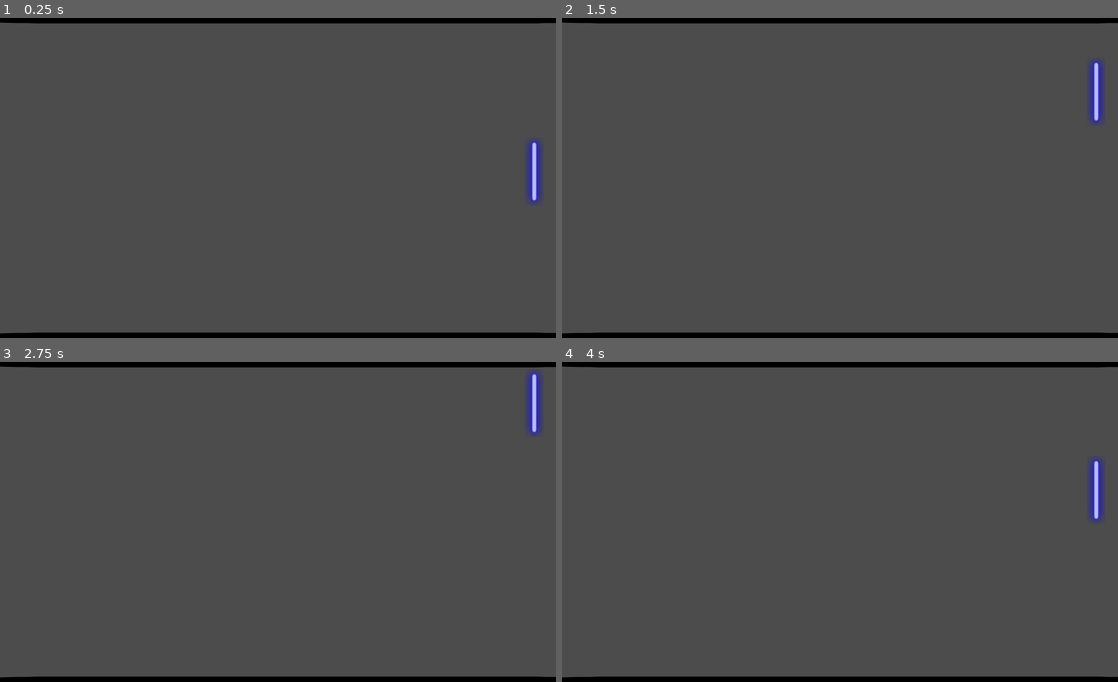
Above: before the commit, frames 1-4 (two rows, left to right).
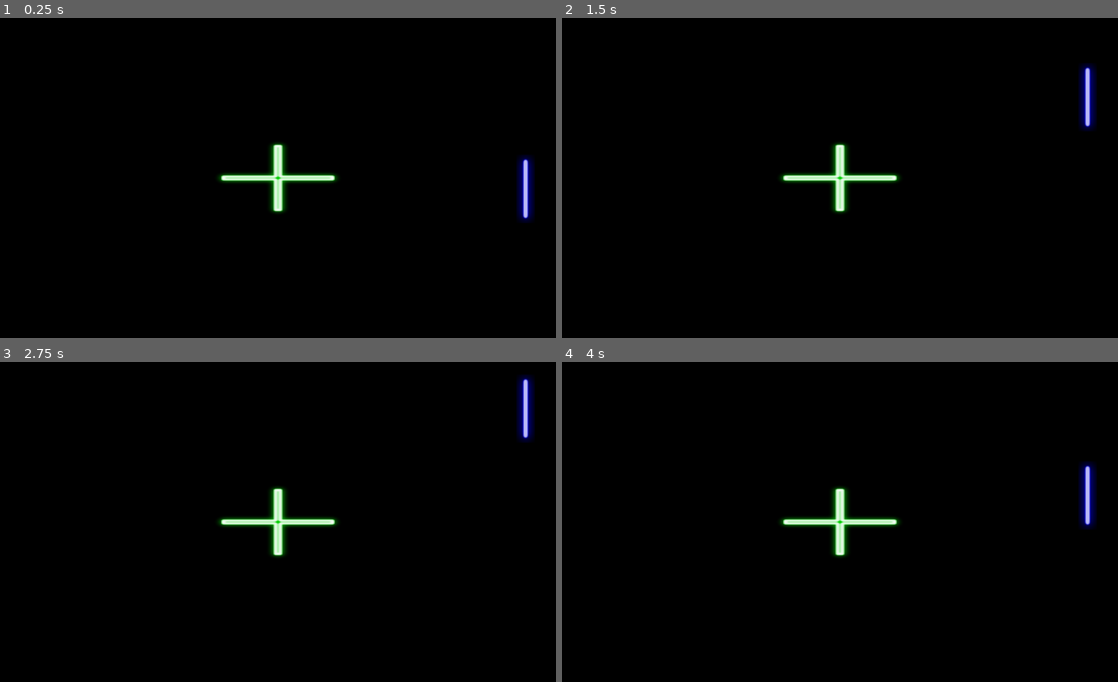
Above: after the commit, the same moments.

Repository: MeCodeMyself/godotpong
Game: Godot game, scene res://World.tscn
Two runs of this game, one before a commit and one after it. Both use one fixed random seed, a clock stepped at 60 frames per second and the inputs below. The engine's default icon, where the game draws it, is replaced by a stand-in: a white triangle on a blue panel in a dark square.
Inputs:
- Up to frame 1 (0.25 s): no input
- Up to frame 2 (1.5 s): tap Enter at 0.5 s; hold Up (ui_up) 0.53-1.28 s; hold Down (ui_down) from 1.28 s (still down)
- Up to frame 3 (2.75 s): release Down (ui_down) at 2.03 s; hold Up (ui_up) from 2.03 s (still down)
- Up to frame 4 (4 s): tap Space at 3.5 s; release Up (ui_up) at 3.53 s; hold Down (ui_down) from 3.53 s (still down)

The runs differ from the first frame. In frame 1, 97% of the frame differs, in the area x 0-100%, y 1-99%; in frame 2, 97%; in frame 3, 97%; in frame 4, 97%.

Commit message:
Added a pretty bad bg.
The background of the game is a little confusing, but it came with the free sprite pack so I can't complain.

Diff:
--- a/GodotPong/Player.gd
+++ b/GodotPong/Player.gd
@@ -9,4 +9,5 @@
 		velocity.y -= 1
 	if Input.is_action_pressed("ui_down"):
 		velocity.y += 1
+
 	move_and_slide(velocity * speed)
--- a/GodotPong/World.tscn
+++ b/GodotPong/World.tscn
@@ -1,27 +1,33 @@
-[gd_scene load_steps=6 format=2]
+[gd_scene load_steps=7 format=2]
 
 [ext_resource path="res://Pong_graphics/sprites.png" type="Texture" id=1]
-[ext_resource path="res://icon.png" type="Texture" id=2]
+[ext_resource path="res://Pong_graphics/bg.jpg" type="Texture" id=2]
 [ext_resource path="res://Player.gd" type="Script" id=3]
+[ext_resource path="res://icon.png" type="Texture" id=4]
 
-[sub_resource type="CapsuleShape2D" id=1]
-radius = 0.0
-height = 92.0
+[sub_resource type="CapsuleShape2D" id=3]
+radius = 8.0
+height = 96.0
 
 [sub_resource type="RectangleShape2D" id=2]
 extents = Vector2( 32, 32 )
 
 [node name="World" type="Node"]
 
+[node name="Sprite" type="Sprite" parent="."]
+position = Vector2( 512, 300 )
+scale = Vector2( 2.048, 1.2 )
+texture = ExtResource( 2 )
+
 [node name="Player" type="KinematicBody2D" parent="."]
-position = Vector2( 984, 288 )
+position = Vector2( 968, 320 )
 script = ExtResource( 3 )
 __meta__ = {
 "_edit_group_": true
 }
 
 [node name="CollisionShape2D" type="CollisionShape2D" parent="Player"]
-shape = SubResource( 1 )
+shape = SubResource( 3 )
 
 [node name="Sprite" type="Sprite" parent="Player"]
 texture = ExtResource( 1 )
@@ -30,30 +36,30 @@
 
 [node name="Borders" type="Node" parent="."]
 
-[node name="Border2" type="StaticBody2D" parent="Borders"]
+[node name="TopBorder" type="StaticBody2D" parent="Borders"]
+position = Vector2( 528, -2.84217e-14 )
+scale = Vector2( 17.3694, 0.465507 )
+__meta__ = {
+"_edit_group_": true
+}
+
+[node name="CollisionShape2D" type="CollisionShape2D" parent="Borders/TopBorder"]
+shape = SubResource( 2 )
+
+[node name="Sprite" type="Sprite" parent="Borders/TopBorder"]
+modulate = Color( 0, 0, 0, 1 )
+texture = ExtResource( 4 )
+
+[node name="BottomBorder" type="StaticBody2D" parent="Borders"]
 position = Vector2( 528, 600 )
 scale = Vector2( 17.3694, 0.465507 )
 __meta__ = {
 "_edit_group_": true
 }
 
-[node name="CollisionShape2D" type="CollisionShape2D" parent="Borders/Border2"]
+[node name="CollisionShape2D" type="CollisionShape2D" parent="Borders/BottomBorder"]
 shape = SubResource( 2 )
 
-[node name="Sprite" type="Sprite" parent="Borders/Border2"]
+[node name="Sprite" type="Sprite" parent="Borders/BottomBorder"]
 modulate = Color( 0, 0, 0, 1 )
-texture = ExtResource( 2 )
-
-[node name="Border" type="StaticBody2D" parent="Borders"]
-position = Vector2( 528, -2.84217e-14 )
-scale = Vector2( 17.3694, 0.465507 )
-__meta__ = {
-"_edit_group_": true
-}
-
-[node name="CollisionShape2D" type="CollisionShape2D" parent="Borders/Border"]
-shape = SubResource( 2 )
-
-[node name="Sprite" type="Sprite" parent="Borders/Border"]
-modulate = Color( 0, 0, 0, 1 )
-texture = ExtResource( 2 )
+texture = ExtResource( 4 )
